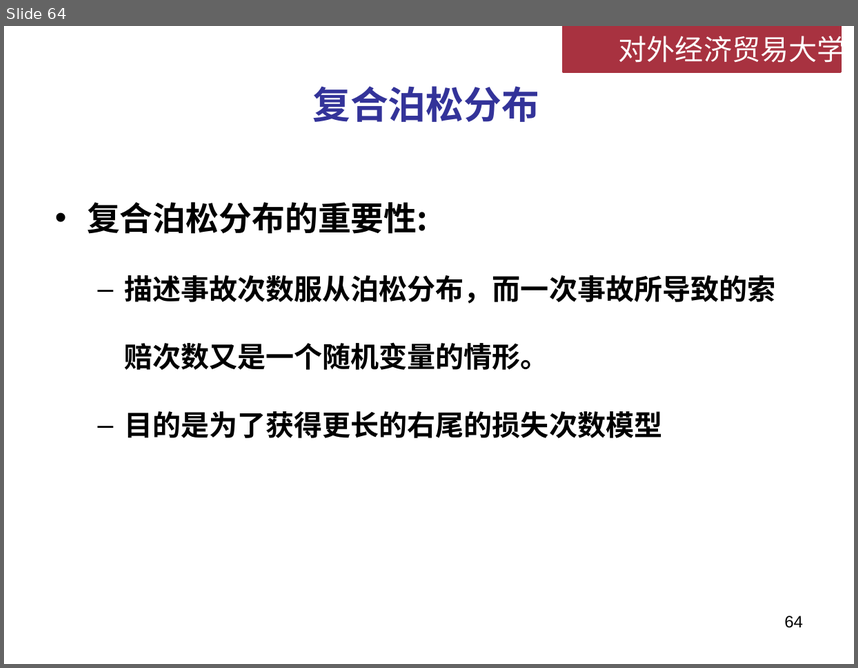
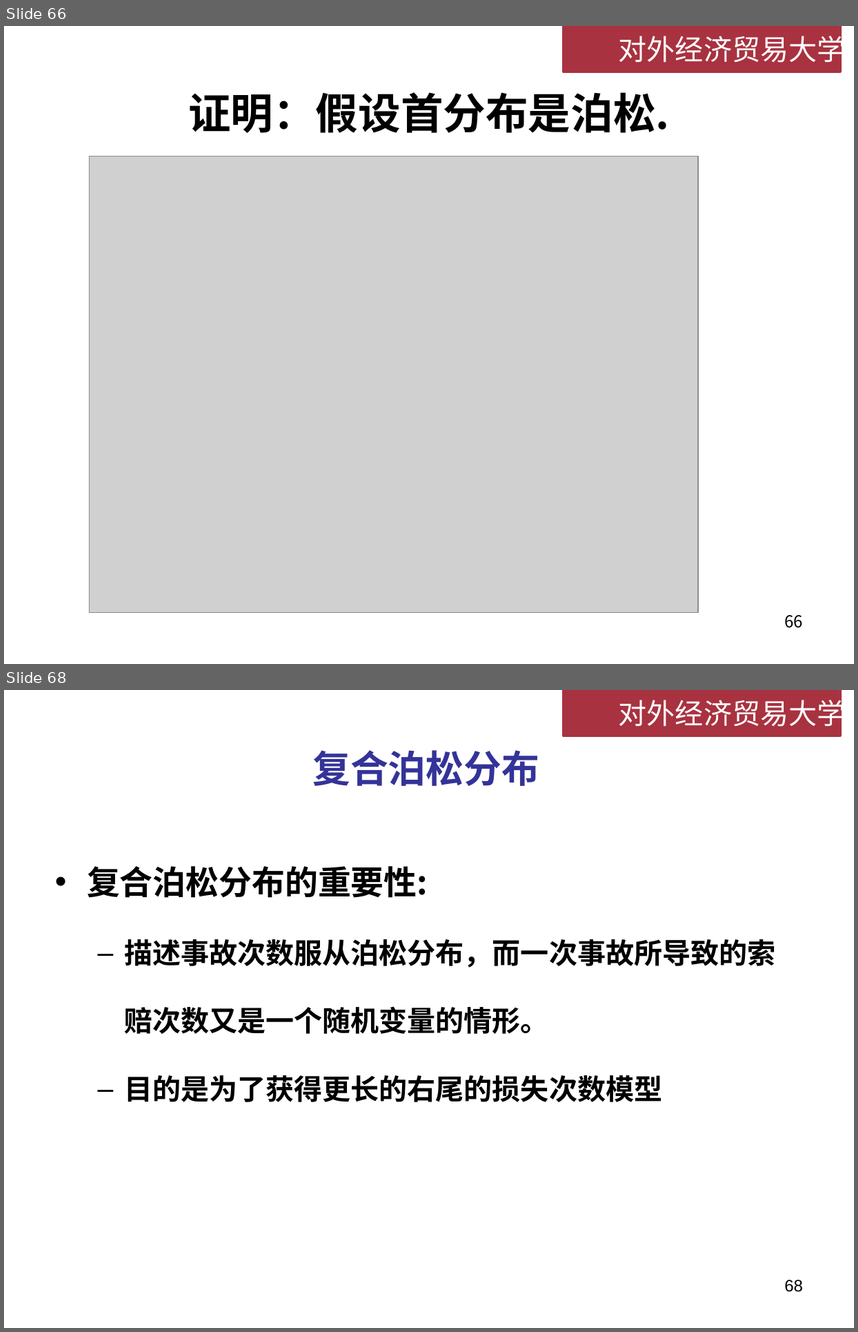
Before and after one commit to lizhengxiao/Non-life-Insurance-Actuarial-Science, a slide deck: Lectures/Week 4 - 损失次数模型.pptx. Shown one above the other, each under a label of ours: slide 64 before the commit, slides 66 and 68 after it; the slides between them are not shown. The pictures are 858x668 and 858x1332 pixels, drawn with LibreOffice and Linux fonts; fonts in the diff are those of the drawing; grey boxes stand for pictures; background and template pictures are left out. Boxes give left, top, right and bottom in pixels: in the first picture for what was removed or moved away, otherwise in the second. Text is boxed around its words. In the diff, an @@ line names an element or a change of style, - is before the commit and + after.

```diff
--- a/Lectures/Week 4 - 损失次数模型.pptx
+++ b/Lectures/Week 4 - 损失次数模型.pptx
@@ slide 66 added at (4,26,854,664), background #FFFFFF; not listed: 2 template elements that a slide beside it also shows @@
@@ title added at (188,92,670,133), 36 pt, text #000000, bold @@
+证明：假设首分布是泊松.
@@ picture added at (89,156,699,612) @@
@@ page number added at (784,615,803,628), 14 pt, text #000000 @@
+66
@@ what was slide 64 is now slide 68 @@
@@ page number at (784,1279,803,1292): text changed @@
-64
+68
```
Also in this commit, not shown: 13 slides changed, 4 other slides added, 1 slide removed, 2 other files.
